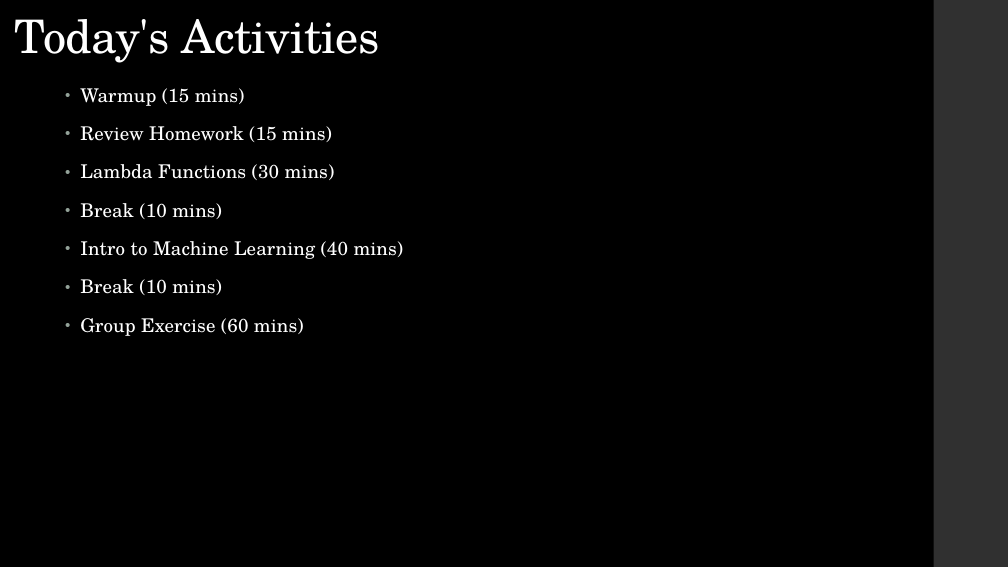
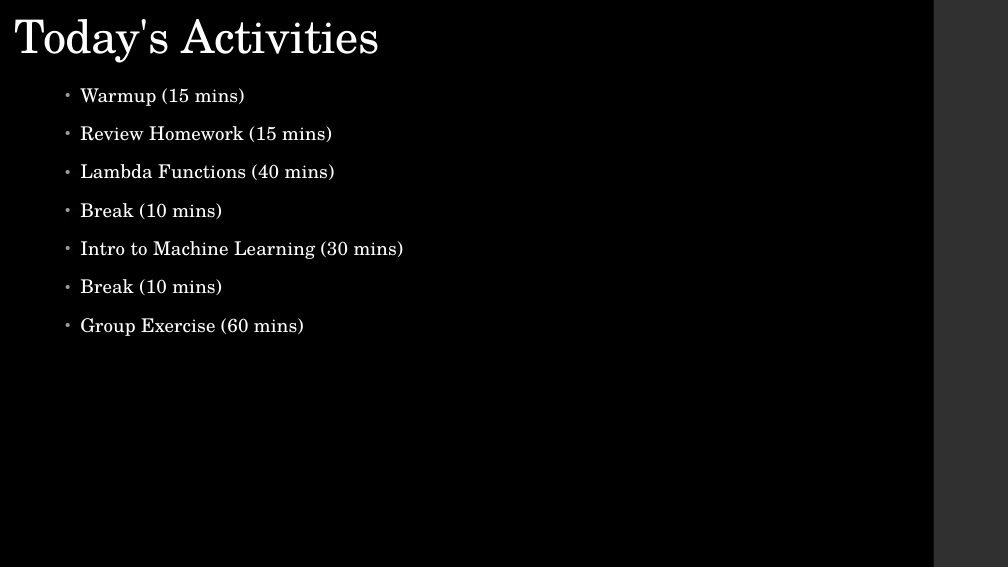
Before and after one commit to LaunchCoderGirlSTL/Data-Science-Assignments, a slide deck: slide 3 of course_material/week_12/week_12_presentation.pptx. Drawn at 1008x567 pixels with LibreOffice and Linux fonts; fonts in the diff are those of the drawing. Boxes give left, top, right and bottom in pixels: in the first picture for what was removed or moved away, otherwise in the second. Text is boxed around its words. In the diff, an @@ line names an element or a change of style, - is before the commit and + after.

```diff
--- a/course_material/week_12/week_12_presentation.pptx
+++ b/course_material/week_12/week_12_presentation.pptx
@@ text at [80, 164, 335, 180]: text changed @@
-• Lambda Functions (30 mins)
+• Lambda Functions (40 mins)
@@ text at [80, 241, 404, 259]: text changed @@
-• Intro to Machine Learning (40 mins)
+• Intro to Machine Learning (30 mins)
```
Also in this commit, not shown: 1 other file.
